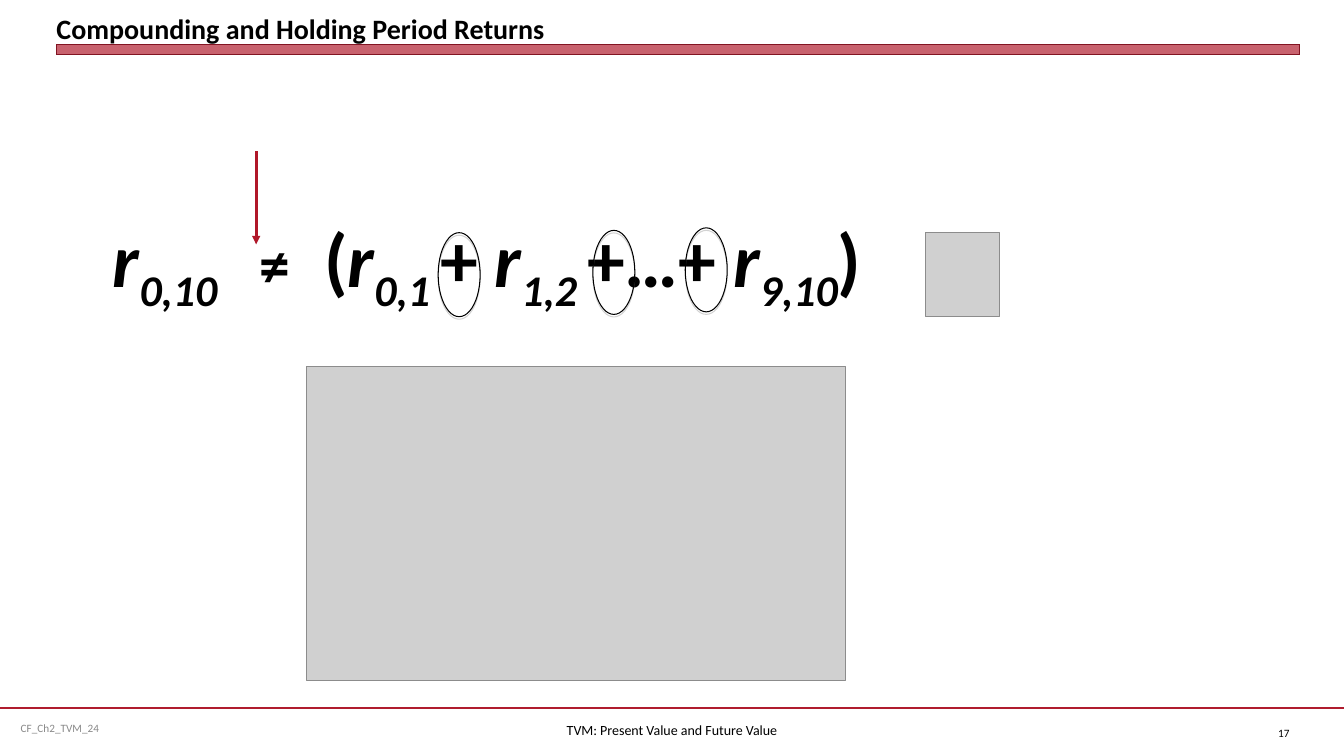
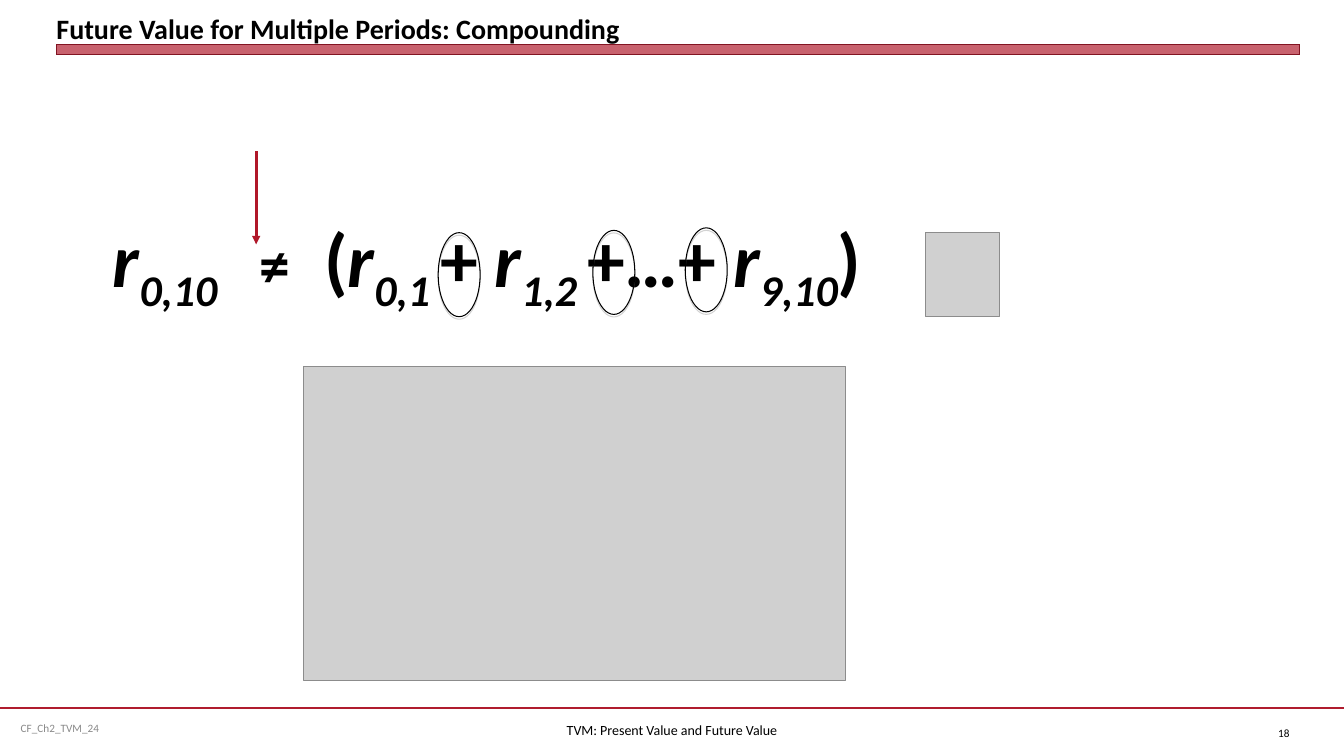
Before and after one commit to jmc877/Corporate-Finance, a slide deck: slide 18 of slides/CF_Ch2_TVM_24.pptx (slide 17 before the commit). Drawn at 1344x756 pixels with LibreOffice and Linux fonts; fonts in the diff are those of the drawing; grey boxes stand for pictures. Boxes give left, top, right and bottom in pixels: in the first picture for what was removed or moved away, otherwise in the second. Text is boxed around its words. In the diff, an @@ line names an element or a change of style, - is before the commit and + after.

```diff
--- a/slides/CF_Ch2_TVM_24.pptx
+++ b/slides/CF_Ch2_TVM_24.pptx
@@ title at [56, 19, 619, 46]: text changed @@
-Compounding and Holding Period Returns
+Future Value for Multiple Periods: Compounding
@@ picture: place and size @@
-picture at [308, 366, 846, 681]
+picture at [303, 366, 846, 681]
@@ page number at [1278, 729, 1289, 737]: text changed @@
-17
+18
```
Also in this commit, not shown: 2 other slides changed, 1 slide added, 1 other file.
